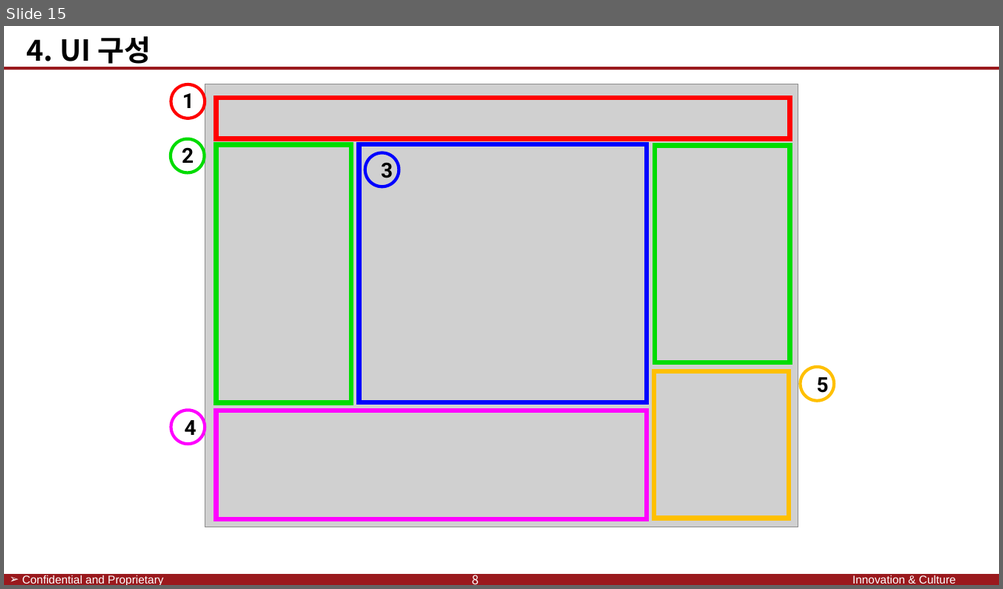
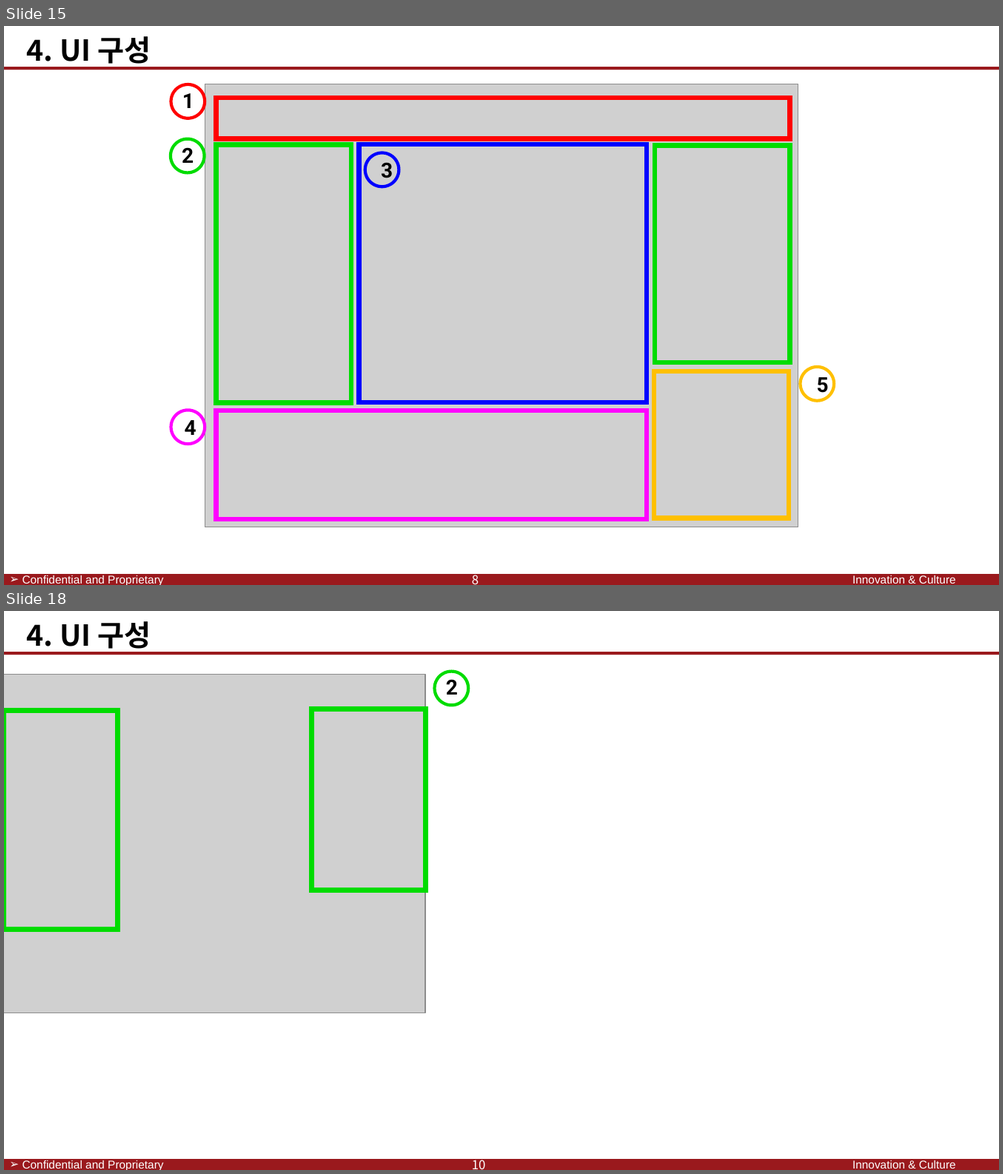
Before and after one commit to SaintSeong/JusungProject, a slide deck: A조 발표/A조 발표 최종.pptx. Shown one above the other, each under a label of ours: slide 15 before the commit, slides 15 and 18 after it; the slides between them are not shown. The pictures are 1003x589 and 1003x1174 pixels, drawn with LibreOffice and Linux fonts; fonts in the diff are those of the drawing; grey boxes stand for pictures; background and template pictures are left out. Boxes give left, top, right and bottom in pixels: in the first picture for what was removed or moved away, otherwise in the second. Text is boxed around its words. In the diff, an @@ line names an element or a change of style, - is before the commit and + after.

```diff
--- a/A조 발표/A조 발표 최종.pptx
+++ b/A조 발표/A조 발표 최종.pptx
@@ slide 18 added at [4, 611, 999, 1170], background #FFFFFF; not listed: 4 template elements that a slide beside it also shows @@
@@ text added at [27, 621, 151, 654], 28 pt, text #000000, bold @@
+4. UI 구성
@@ picture added at [4, 674, 426, 1013] @@
@@ ellipse added at [435, 672, 468, 705], outline #00DC00 3 pt @@
@@ text added at [446, 679, 458, 695], 20 pt, text #000000, bold @@
+2
@@ rectangle added at [4, 711, 117, 930], outline #00DC00 5 pt @@
@@ rectangle added at [312, 709, 426, 891], outline #00DC00 5 pt @@
@@ text added at [472, 1157, 486, 1170], 12 pt, text #FFFFFF @@
+10
```
Also in this commit, not shown: 8 slides changed, 4 other slides added, 1 other file.
